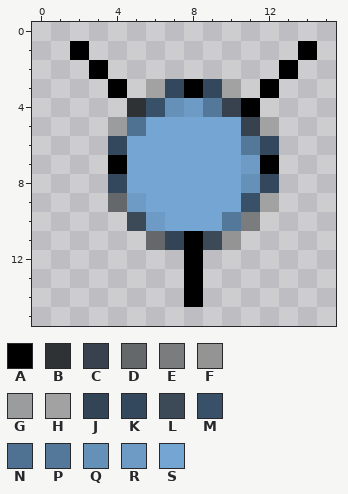
A pixel-art sprite gets an edit: taverna/ui/net.sf.taverna.t2.ui-api/trunk/common-icons/src/main/resources/net/sf/taverna/t2/workbench/icons/explorer/merge.png. That is the earlier state.
The file is 16x16 pixels. Colours within 5 levels of each other are drawn and written as one. The old version is drawn lined up with the new one.
Palette (. is transparent): A #000000  B #2f3235  C #37424e  D #64686b  E #7b7c7d  F #949494  G #9b9c9d  H #a2a2a2  J #324456  K #33485d  L #3c4a57  M #385168  N #4f7293  P #54789a  Q #6590b8  R #6d9bc5  S #75a6d3
Pixels before, first column x 2:
 1 A...........A
 2 .A.........A.
 3 ..A.HKAKH.A..
 4 ...BMQRPCA...
 5 ..GNSSSSSCH..
 6 ..KSSSSSSPK..
 7 ..ASSSSSSRA..
 8 ..KSSSSSSQK..
 9 ..DRSSSSSMH..
10 ...LRSSSPE...
11 ....DJALF....
12 ......A......
13 ......A......
14 ......A......
The result:
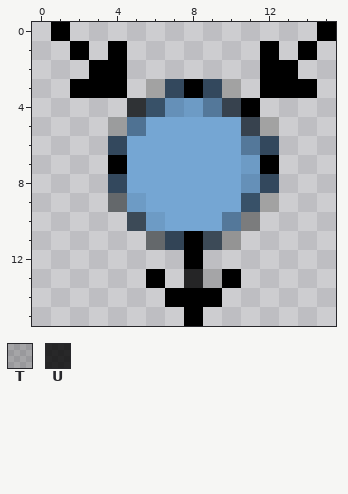
Colours new in this view: T #00000032  U #000000cd
Changes in this commit:
whole drawing moved by +0,-1 (the old picture is shown already moved)
Colour A now appears in row 0 at x 1 and 15; in rows 1 to 2 at x 4 and 12; in row 3 at x 2 to 3 and 13 to 14; in row 13 at x 6 and 10; in row 14 at x 7 and 9; in row 15 at x 8.
Colour T now appears in row 13 at x 9.
The author changed colour A to colour U in row 13 at x 8.
